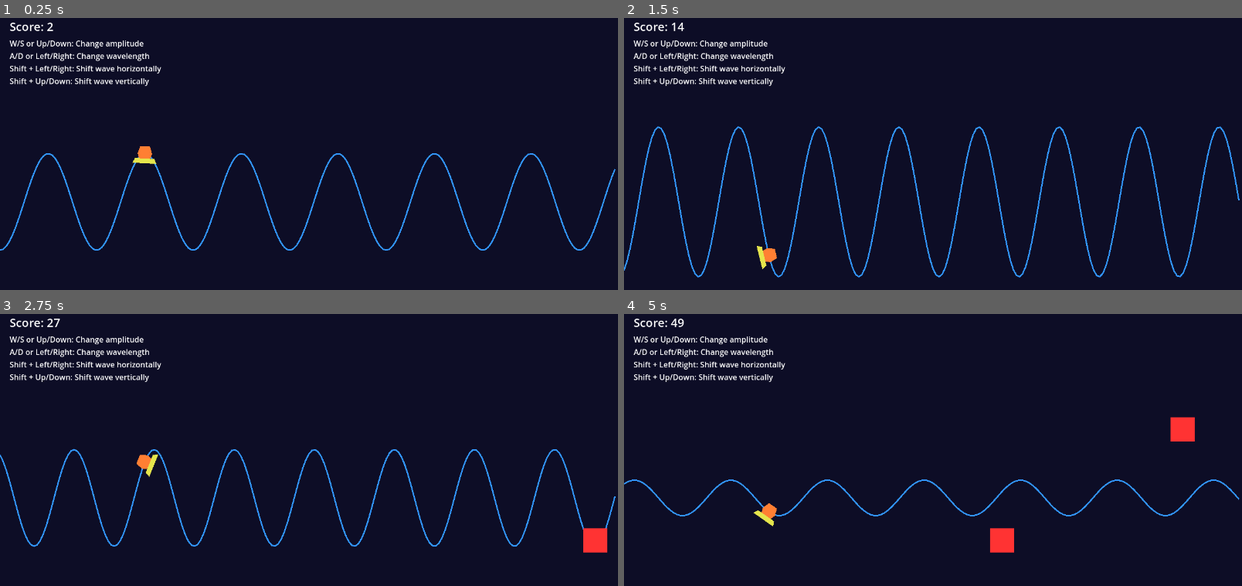
Above: before the commit, frames 1-4 (two rows, left to right).
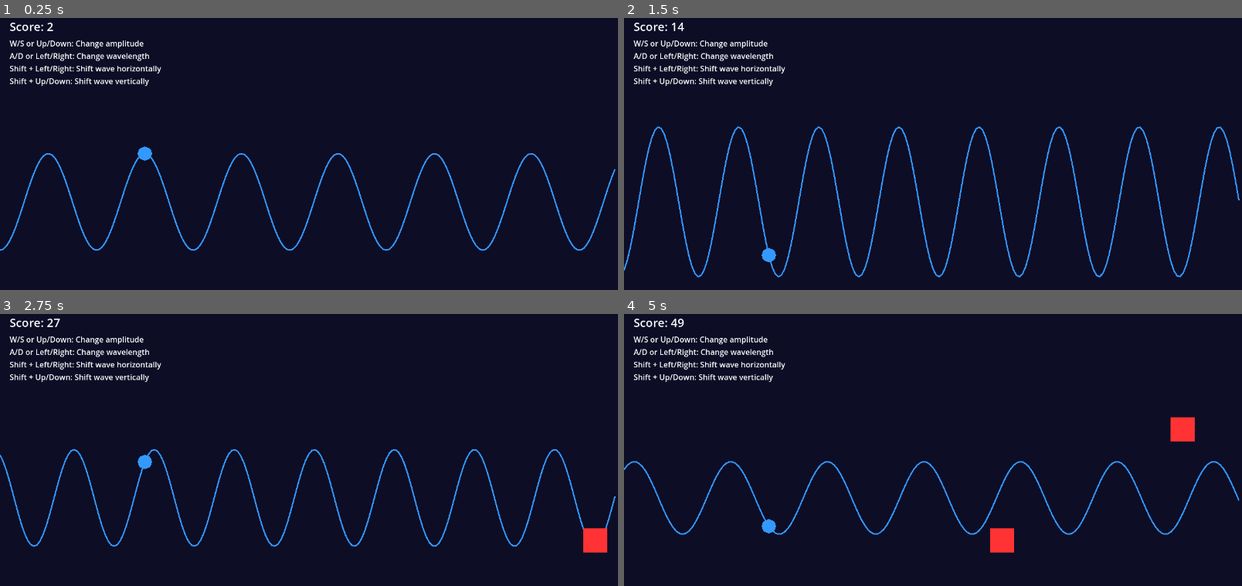
Above: after the commit, the same moments.

Repository: willist/sine-game
Game: Godot game, scene res://main.tscn
Same seed, same stepped clock (60 frames per second), same inputs: the game is played once before the commit and once after it.
Inputs:
- Up to frame 1 (0.25 s): no input
- Up to frame 2 (1.5 s): hold W (move_up) 0.53-1.28 s; hold A (decrease_wavelength) 0.53-1.28 s; hold S (move_down) from 1.28 s (still down); tap D (increase_wavelength) at 1.35 s
- Up to frame 3 (2.75 s): release S (move_down) at 2.03 s; hold W (move_up) from 2.03 s (still down); hold Shift from 2.03 s (still down)
- Up to frame 4 (5 s): release Shift at 2.78 s; tap A (decrease_wavelength) at 2.85 s; release W (move_up) at 3.53 s; hold D (increase_wavelength) 3.53-4.28 s; hold S (move_down) from 3.53 s (still down); tap Shift at 4.35 s

The runs differ from the first frame. In frame 1, 0.2% of the frame differs, in the area x 21-26%, y 47-54%; in frame 2, 0.2%; in frame 3, 0.2%; in frame 4, 2.2%, in the area x 0-100%, y 53-82%.

Commit message:
feat: add CI/CD pipeline and improve game polish
- Add GitHub Actions workflow for automated releases to itch.io
- Add semantic-release configuration for version management
- Replace surfer sprite with simple blue dot
- Remove sprite rotation (dot doesn't need to rotate)
- Fix physics callback error using call_deferred for scene reload
- Fix duplicate signal connection warning
- Adjust wave constraints (min amplitude: 75, min wavelength: 150)

Diff:
--- a/main.gd
+++ b/main.gd
@@ -11,7 +11,6 @@
 
 func _ready():
 	surfer.set_wave(wave)
-	obstacle_timer.timeout.connect(_on_obstacle_timer_timeout)
 
 func _process(delta):
 	game_time += delta
--- a/surfer.gd
+++ b/surfer.gd
@@ -15,9 +15,6 @@
 		var wave_y = wave.get_wave_y_at_x(surfer_x)
 		position = Vector2(surfer_x, wave_y)
 
-		# Rotate the surfer to match the wave angle
-		rotation = wave.get_wave_angle_at_x(surfer_x)
-
 func set_wave(w: Node2D):
 	wave = w
 
@@ -27,4 +24,4 @@
 
 func game_over():
 	print("Game Over! Hit an obstacle!")
-	get_tree().reload_current_scene()
+	get_tree().call_deferred("reload_current_scene")
--- a/surfer.tscn
+++ b/surfer.tscn
@@ -8,12 +8,7 @@
 [node name="CollisionShape2D" type="CollisionShape2D" parent="."]
 
 [node name="Sprite" type="Polygon2D" parent="."]
-color = Color(1, 0.5, 0.2, 1)
-polygon = PackedVector2Array(-10, -15, 10, -15, 15, 0, 10, 15, -10, 15, -15, 0)
-
-[node name="Board" type="Polygon2D" parent="."]
-position = Vector2(0, 15)
-color = Color(0.9, 0.9, 0.3, 1)
-polygon = PackedVector2Array(-20, -5, 20, -5, 25, 5, -25, 5)
+color = Color(0.2, 0.6, 1, 1)
+polygon = PackedVector2Array(-15, 0, -13, -7, -10, -11, -5, -13, 0, -15, 5, -13, 10, -11, 13, -7, 15, 0, 13, 7, 10, 11, 5, 13, 0, 15, -5, 13, -10, 11, -13, 7)
 
 [connection signal="area_entered" from="." to="." method="_on_area_entered"]
--- a/wave.gd
+++ b/wave.gd
@@ -17,9 +17,9 @@
 var wave_y_speed: float = 200.0
 
 # Constraints
-const MIN_AMPLITUDE = 20.0
+const MIN_AMPLITUDE = 75.0
 const MAX_AMPLITUDE = 400.0
-const MIN_WAVELENGTH = 50.0
+const MIN_WAVELENGTH = 150.0
 const MAX_WAVELENGTH = 300.0
 
 # Screen dimensions
Not shown, added: .releaserc.json
Not shown, added: .github/ITCH_SETUP.md
Not shown, added: .github/workflows/release.yml
